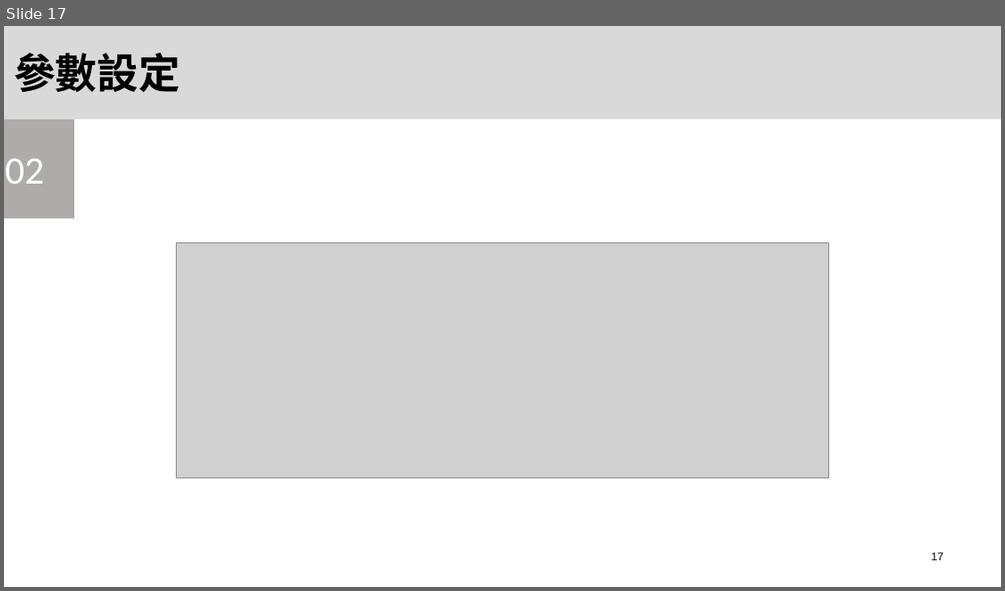
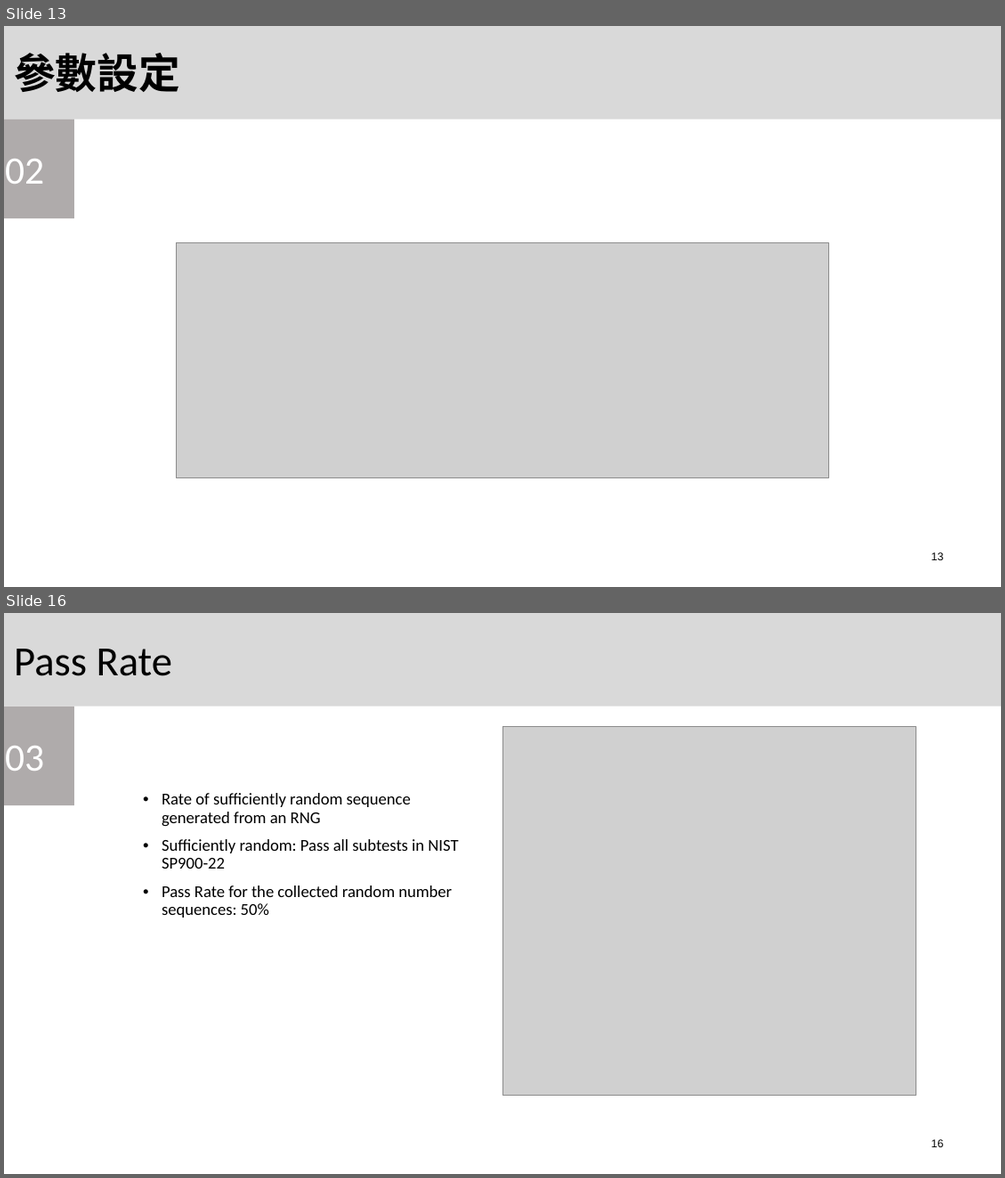
Before and after one commit to OYungShen/HardWare_Security_Final_project, a slide deck: Final.pptx. Shown one above the other, each under a label of ours: slide 17 before the commit, slides 13 and 16 after it; the slides between them are not shown. The pictures are 1005x591 and 1005x1178 pixels, drawn with LibreOffice and Linux fonts; fonts in the diff are those of the drawing; grey boxes stand for pictures. Boxes give left, top, right and bottom in pixels: in the first picture for what was removed or moved away, otherwise in the second. Text is boxed around its words. In the diff, an @@ line names an element or a change of style, - is before the commit and + after.

```diff
--- a/Final.pptx
+++ b/Final.pptx
@@ slide 16 added at bbox=[4, 613, 1001, 1174], background #FFFFFF @@
@@ rectangle added at bbox=[4, 613, 1001, 706], fill #D9D9D9, 40 pt, text #000000 @@
+Pass Rate
@@ rectangle added at bbox=[4, 706, 74, 806], fill #AFABAB, 37.3 pt, text #FFFFFF @@
+03
@@ picture added at bbox=[502, 727, 916, 1095] @@
@@ text added at bbox=[162, 793, 458, 917], 16 pt, text #000000 @@
+• Rate of sufficiently random sequence generated from an RNG
+• Sufficiently random: Pass all subtests in NIST SP900-22
+• Pass Rate for the collected random number sequences: 50%
@@ page number added at bbox=[931, 1139, 944, 1147], 10.7 pt, text #000000 @@
+16
@@ what was slide 17 is now slide 13 @@
@@ page number at bbox=[931, 552, 944, 560]: text changed @@
-17
+13
```
Also in this commit, not shown: 9 slides changed, 26 other slides added, 3 slides removed, 5 other files.
